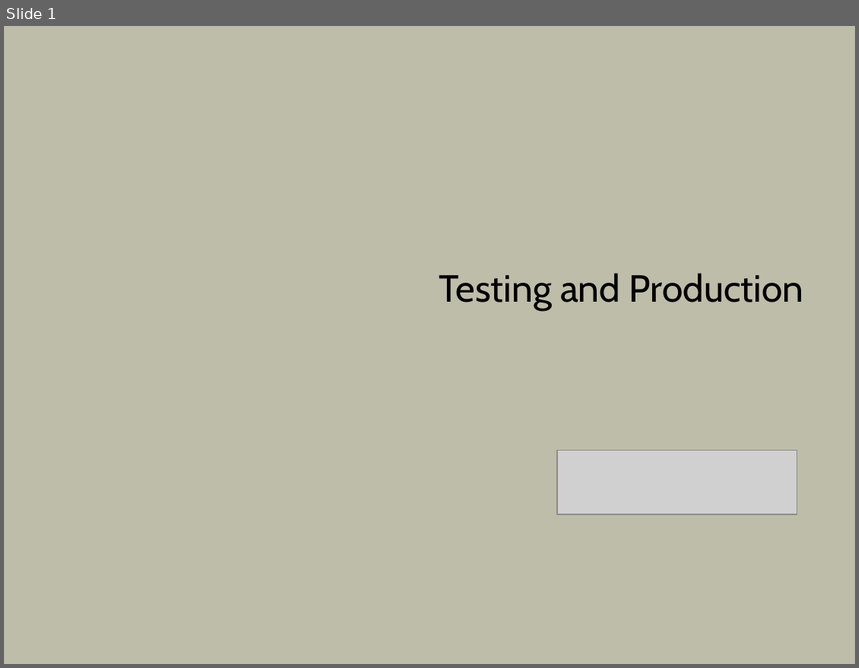
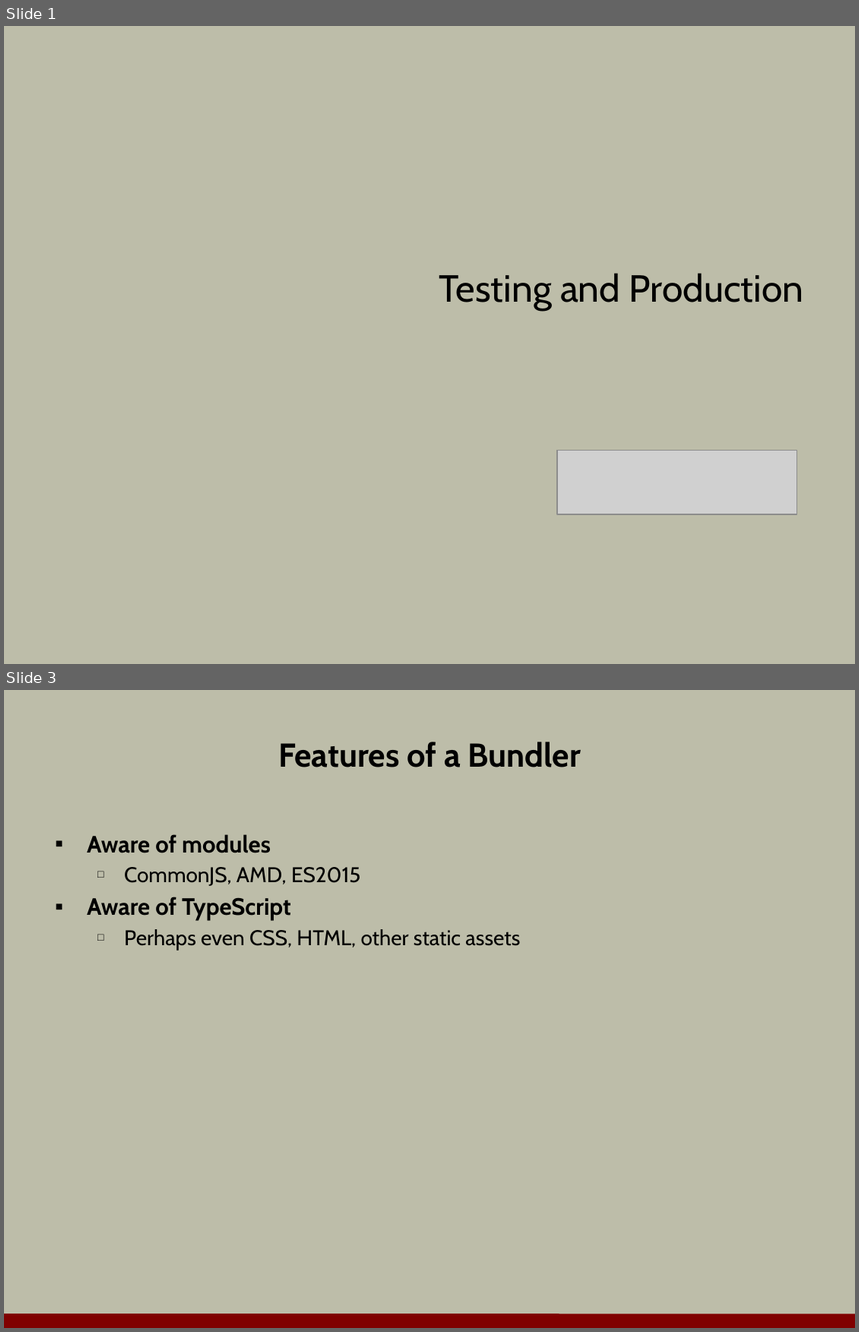
Before and after one commit to OdeToCode/classes, a slide deck: angular2/slides/08-testing.pptx. Shown one above the other, each under a label of ours: slide 1 before the commit, slides 1 and 3 after it; the slides between them are not shown. The pictures are 859x668 and 859x1332 pixels, drawn with LibreOffice and Linux fonts; fonts in the diff are those of the drawing; grey boxes stand for pictures; background and template pictures are left out. Boxes give left, top, right and bottom in pixels: in the first picture for what was removed or moved away, otherwise in the second. Text is boxed around its words. In the diff, an @@ line names an element or a change of style, - is before the commit and + after.

```diff
--- a/angular2/slides/08-testing.pptx
+++ b/angular2/slides/08-testing.pptx
@@ slide 3 added at [4,690,855,1328], background #BDBDA9 @@
@@ title added at [278,742,581,768], 28 pt, text #000000, bold @@
+Features of a Bundler
@@ text added at [87,834,520,951], 18 pt, text #000000 @@
+▪ Aware of modules
+  □ CommonJS, AMD, ES2015
+▪ Aware of TypeScript
+  □ Perhaps even CSS, HTML, other static assets
@@ line added from (4, 1321) to (855, 1322), #800000 12 pt @@
```
Also in this commit, not shown: 1 slide changed, 13 other slides added, 9 slides removed, 1 other file.
